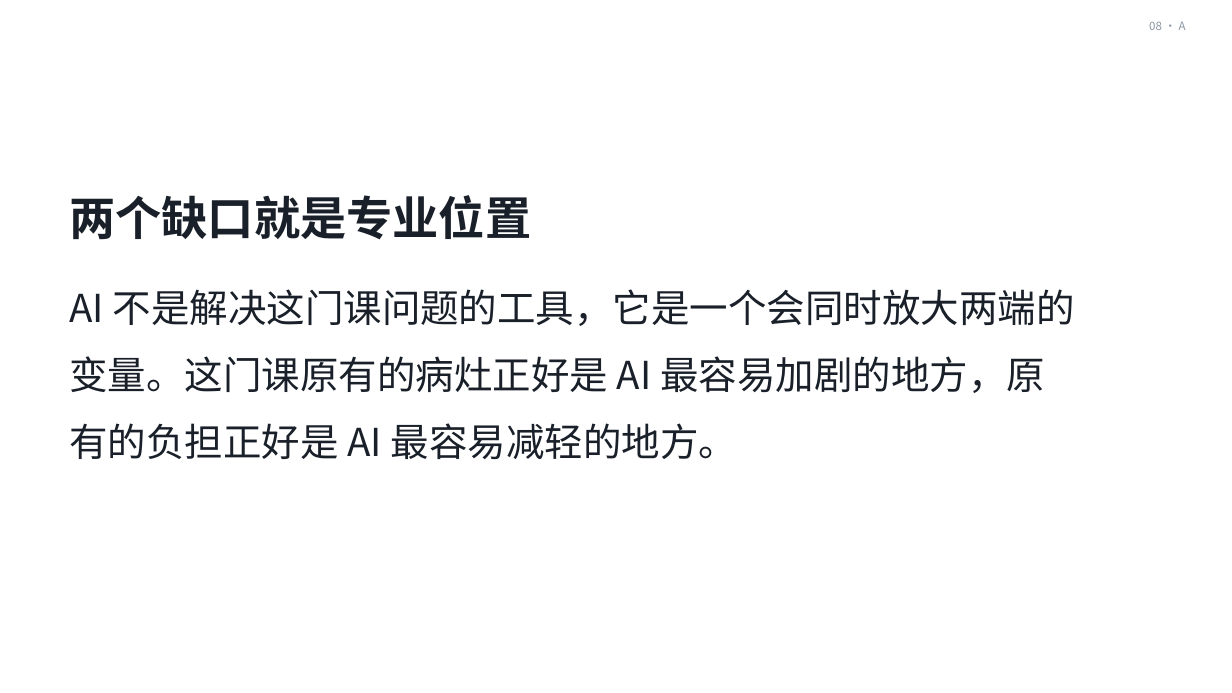
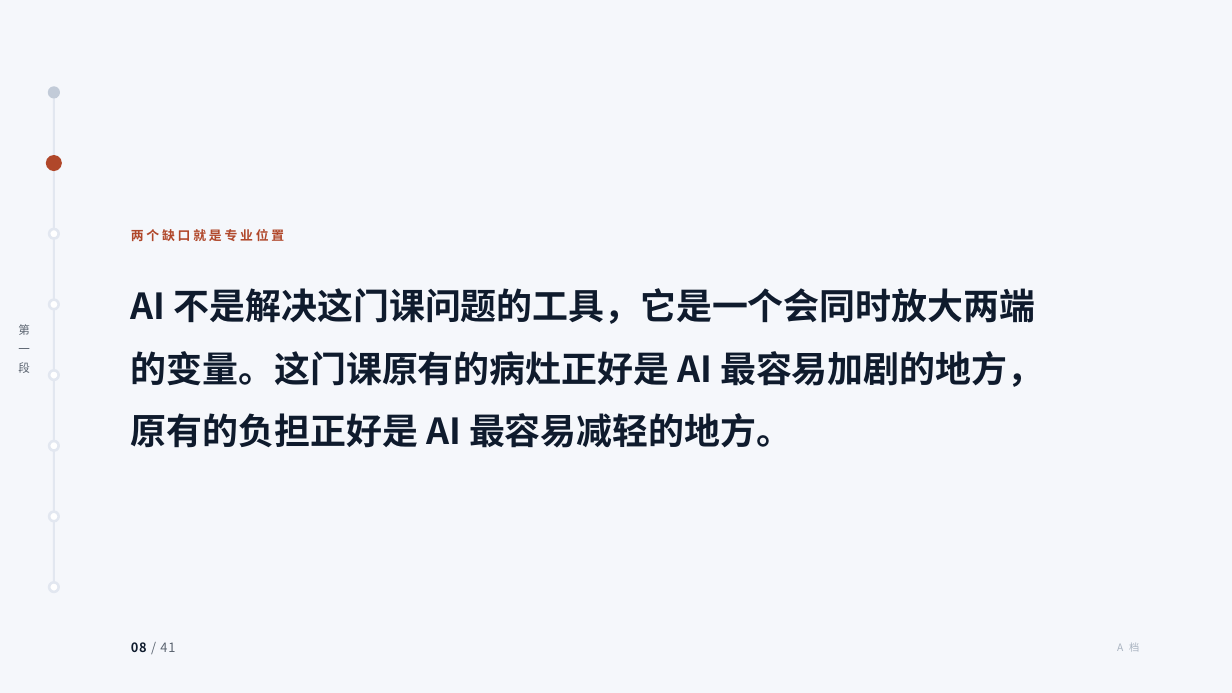
Before and after one commit to tonyxinvip/slides, a slide deck: slide 8 of comprehensive-practice-ai/做中学与综合实践活动.pptx. Drawn at 1232x693 pixels with LibreOffice and Linux fonts; fonts in the diff are those of the drawing. Boxes give left, top, right and bottom in pixels: in the first picture for what was removed or moved away, otherwise in the second. Text is boxed around its words. In the diff, an @@ line names an element or a change of style, - is before the commit and + after.

```diff
--- a/comprehensive-practice-ai/做中学与综合实践活动.pptx
+++ b/comprehensive-practice-ai/做中学与综合实践活动.pptx
@@ background #FFFFFF to #F5F7FB @@
@@ text removed at bbox=[1149, 21, 1186, 30] @@
-08 · A
@@ ellipse added at bbox=[49, 88, 58, 97], fill #C2CBD8, outline #C2CBD8 2 pt @@
@@ line added from (54, 92) to (54, 587), #E2E7F0 1.5 pt @@
@@ ellipse added at bbox=[47, 156, 61, 170], fill #B0472A, outline #B0472A 2 pt @@
@@ ellipse added at bbox=[49, 229, 58, 238], fill #FFFFFF, outline #E2E7F0 2 pt @@
@@ text "两个缺口就是专业位置": place and size @@
-text "两个缺口就是专业位置" at bbox=[69, 195, 531, 240]
+text "两个缺口就是专业位置" at bbox=[131, 229, 284, 241]
@@ text "两个缺口就是专业位置" at bbox=[131, 229, 284, 241]: size 36 to 10 pt, text colour #1A2029 to #B0472A, letter spacing 0 to 2.2 pt @@
@@ text "AI 不是解决这门课问题的工具，它是一个会同时放大两端的变量。这门课原有的病灶正好是 AI 最容易加剧的地方，原有的负担 ...": place and size @@
-text "AI 不是解决这门课问题的工具，它是一个会同时放大两端的变量。这门课原有的病灶正好是 AI 最容易加剧的地方，原有的负担 ..." at bbox=[69, 289, 1075, 459]
+text "AI 不是解决这门课问题的工具，它是一个会同时放大两端的变量。这门课原有的病灶正好是 AI 最容易加剧的地方，原有的负担 ..." at bbox=[131, 288, 1043, 448]
@@ text "AI 不是解决这门课问题的工具，它是一个会同时放大两端的变量。这门课原有的病灶正好是 AI 最容易加剧的地方，原有的负担 ..." at bbox=[131, 288, 1043, 448]: size 30 to 28 pt, text colour #1A2029 to #0F1B2D, bold on @@
@@ ellipse added at bbox=[49, 299, 58, 309], fill #FFFFFF, outline #E2E7F0 2 pt @@
@@ text added at bbox=[18, 324, 30, 373], 9 pt, text #5B6470 @@
+第
+一
+段
@@ ellipse added at bbox=[49, 371, 58, 380], fill #FFFFFF, outline #E2E7F0 2 pt @@
@@ ellipse added at bbox=[49, 441, 58, 450], fill #FFFFFF, outline #E2E7F0 2 pt @@
@@ ellipse added at bbox=[49, 512, 58, 521], fill #FFFFFF, outline #E2E7F0 2 pt @@
@@ ellipse added at bbox=[49, 582, 58, 592], fill #FFFFFF, outline #E2E7F0 2 pt @@
@@ text added at bbox=[131, 642, 175, 652], 10 pt, text #5B6470 @@
+08 / 41
@@ text added at bbox=[1117, 643, 1139, 652], 8 pt, text #A9B3C0 @@
+A 档
```
Also in this commit, not shown: 38 other slides changed, 2 slides added, 2 slides removed, 16 other files.
